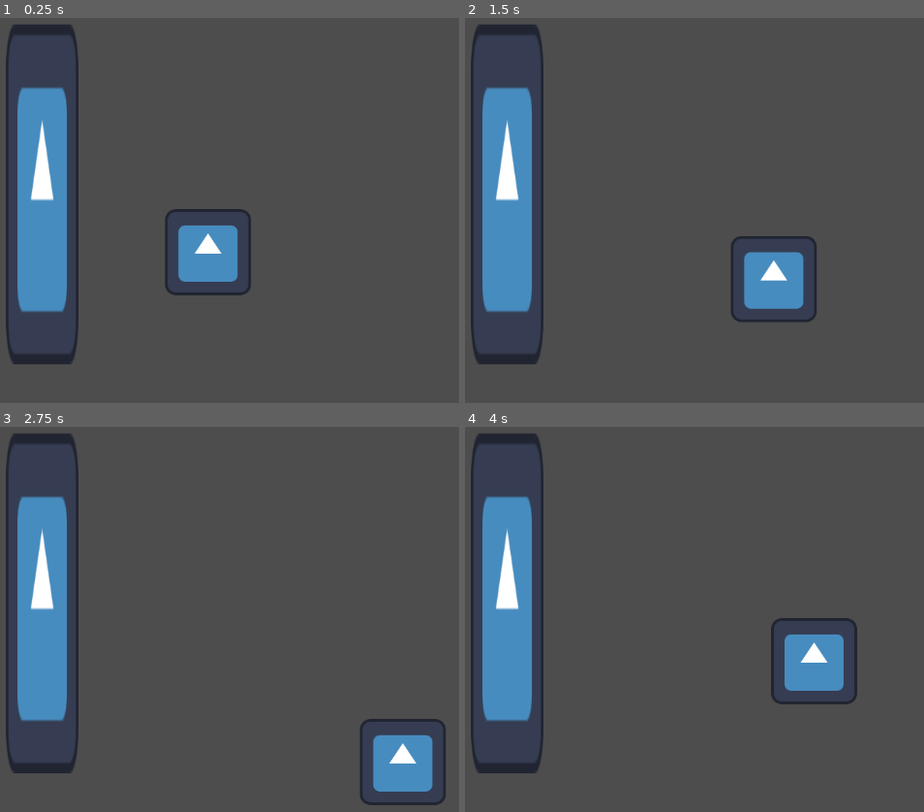
Above: before the commit, frames 1-4 (two rows, left to right).
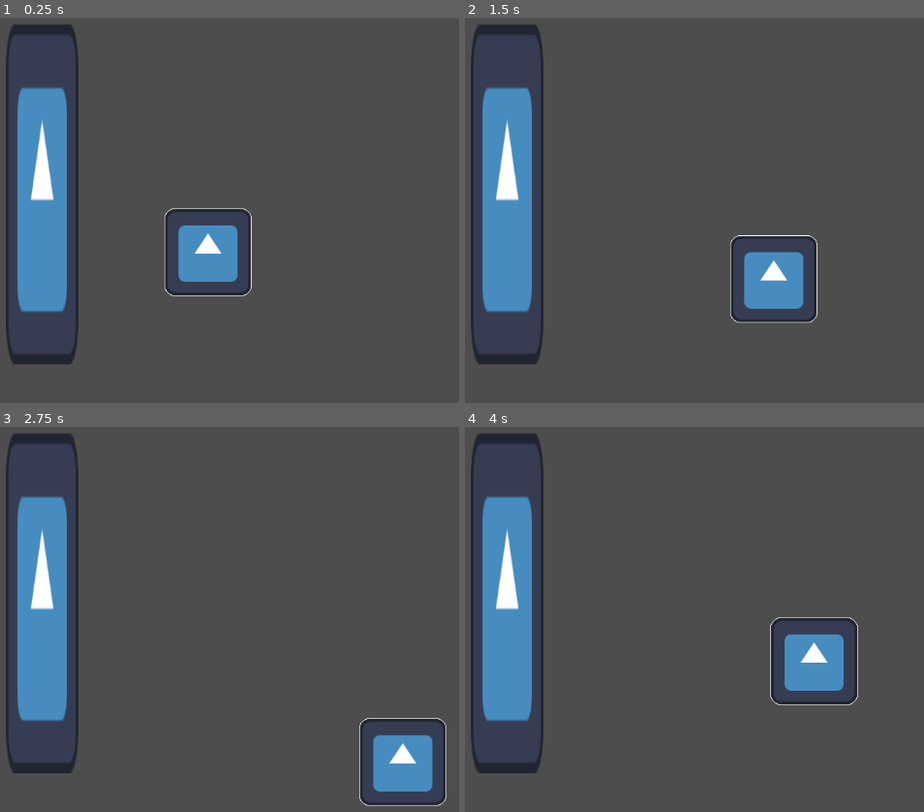
Above: after the commit, the same moments.

Repository: AnOverlyComplexUsername/untitled-rpg-game
Game: Godot game, scene res://Scenes/SceneManager.tscn
Same seed, same stepped clock (60 frames per second), same inputs: the game is played once before the commit and once after it. The engine's default icon, where the game draws it, is replaced by a stand-in: a white triangle on a blue panel in a dark square.
Inputs:
- Up to frame 1 (0.25 s): no input
- Up to frame 2 (1.5 s): tap Enter at 0.5 s; hold D (right) 0.53-1.28 s; hold S (down) from 1.28 s (still down)
- Up to frame 3 (2.75 s): release S (down) at 2.03 s; hold D (right) from 2.03 s (still down)
- Up to frame 4 (4 s): release D (right) at 2.78 s; hold W (up) 2.78-3.53 s; hold A (left) from 3.53 s (still down)

The runs differ from the first frame. In frame 1, 0.2% of the frame differs, in the area x 35-55%, y 49-73%; in frame 2, 0.2%, in the area x 57-77%, y 56-80%; in frame 3, 0.2%; in frame 4, 0.2%.

Commit message:
imported outline shader

Diff:
--- /dev/null
+++ b/Scenes/Player_Scene/OutlineShader.gdshader
@@ -0,0 +1,62 @@
+shader_type canvas_item;
+
+uniform vec4 color : source_color = vec4(1.0);
+uniform float width : hint_range(0, 10) = 1.0;
+uniform int pattern : hint_range(0, 2) = 0; // diamond, circle, square
+uniform bool inside = false;
+uniform bool add_margins = true; // only useful when inside is false
+
+void vertex() {
+	if (add_margins) {
+		VERTEX += (UV * 2.0 - 1.0) * width;
+	}
+}
+
+bool hasContraryNeighbour(vec2 uv, vec2 texture_pixel_size, sampler2D texture) {
+	for (float i = -ceil(width); i <= ceil(width); i++) {
+		float x = abs(i) > width ? width * sign(i) : i;
+		float offset;
+
+		if (pattern == 0) {
+			offset = width - abs(x);
+		} else if (pattern == 1) {
+			offset = floor(sqrt(pow(width + 0.5, 2) - x * x));
+		} else if (pattern == 2) {
+			offset = width;
+		}
+
+		for (float j = -ceil(offset); j <= ceil(offset); j++) {
+			float y = abs(j) > offset ? offset * sign(j) : j;
+			vec2 xy = uv + texture_pixel_size * vec2(x, y);
+
+			if ((xy != clamp(xy, vec2(0.0), vec2(1.0)) || texture(texture, xy).a <= 0.0) == inside) {
+				return true;
+			}
+		}
+	}
+
+	return false;
+}
+
+void fragment() {
+	vec2 uv = UV;
+
+	if (add_margins) {
+		vec2 texture_pixel_size = vec2(1.0) / (vec2(1.0) / TEXTURE_PIXEL_SIZE + vec2(width * 2.0));
+
+		uv = (uv - texture_pixel_size * width) * TEXTURE_PIXEL_SIZE / texture_pixel_size;
+
+		if (uv != clamp(uv, vec2(0.0), vec2(1.0))) {
+			COLOR.a = 0.0;
+		} else {
+			COLOR = texture(TEXTURE, uv);
+		}
+	} else {
+		COLOR = texture(TEXTURE, uv);
+	}
+
+	if ((COLOR.a > 0.0) == inside && hasContraryNeighbour(uv, TEXTURE_PIXEL_SIZE, TEXTURE)) {
+		COLOR.rgb = inside ? mix(COLOR.rgb, color.rgb, color.a) : color.rgb;
+		COLOR.a += (1.0 - COLOR.a) * color.a;
+	}
+}
--- a/Scenes/Player_Scene/Player.tscn
+++ b/Scenes/Player_Scene/Player.tscn
@@ -1,7 +1,16 @@
-[gd_scene load_steps=5 format=3 uid="uid://beq2x1w1dqni3"]
+[gd_scene load_steps=7 format=3 uid="uid://beq2x1w1dqni3"]
 
 [ext_resource type="Script" uid="uid://dxay3utmtldn6" path="res://Scripts/Player_Scripts/PlayerController.gd" id="1_j1ike"]
+[ext_resource type="Shader" uid="uid://bqn26pw2qch2b" path="res://Scenes/Player_Scene/OutlineShader.gdshader" id="2_1anp7"]
 [ext_resource type="Texture2D" uid="uid://3l4hg7hmxvn1" path="res://Assests/icon.svg" id="2_aeu4n"]
+
+[sub_resource type="ShaderMaterial" id="ShaderMaterial_wj5aq"]
+shader = ExtResource("2_1anp7")
+shader_parameter/color = Color(1, 1, 1, 1)
+shader_parameter/width = 1.0
+shader_parameter/pattern = 0
+shader_parameter/inside = false
+shader_parameter/add_margins = true
 
 [sub_resource type="RectangleShape2D" id="RectangleShape2D_1anp7"]
 size = Vector2(128, 128)
@@ -15,6 +24,7 @@
 script = ExtResource("1_j1ike")
 
 [node name="PlayerSprite" type="Sprite2D" parent="."]
+material = SubResource("ShaderMaterial_wj5aq")
 texture = ExtResource("2_aeu4n")
 
 [node name="CollisionBox" type="CollisionShape2D" parent="."]
--- /dev/null
+++ b/Scenes/UI_Scenes/InventorySlot.tscn
@@ -0,0 +1,14 @@
+[gd_scene format=3 uid="uid://cxmshvgolrcc3"]
+
+[node name="InventorySlot" type="Control"]
+layout_mode = 3
+anchor_right = 0.035
+anchor_bottom = 0.062000003
+offset_right = -0.3199997
+offset_bottom = -0.1760025
+
+[node name="Panel" type="Panel" parent="."]
+layout_mode = 1
+anchors_preset = 15
+anchor_right = 1.0
+anchor_bottom = 1.0
--- a/Scripts/Equipment_Scripts/AbstractItem.gd
+++ b/Scripts/Equipment_Scripts/Item.gd
@@ -1,4 +1,5 @@
-@abstract
-extends  Node
+extends  Resource
 class_name AbstractItem
 ##All items in the inventory will inhereit AbstractItem
+
+@export var ItemIcon : Texture
Not shown, added: Scenes/Player_Scene/OutlineShader.gdshader.uid
Renamed: Scripts/Equipment_Scripts/AbstractItem.gd.uid -> Scripts/Equipment_Scripts/Item.gd.uid
